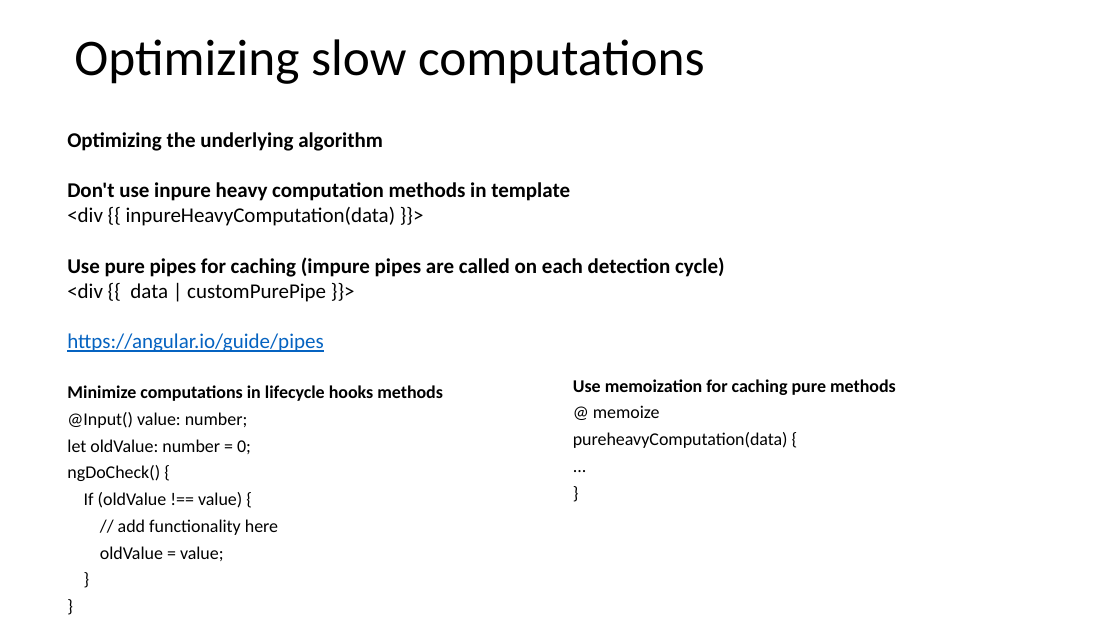
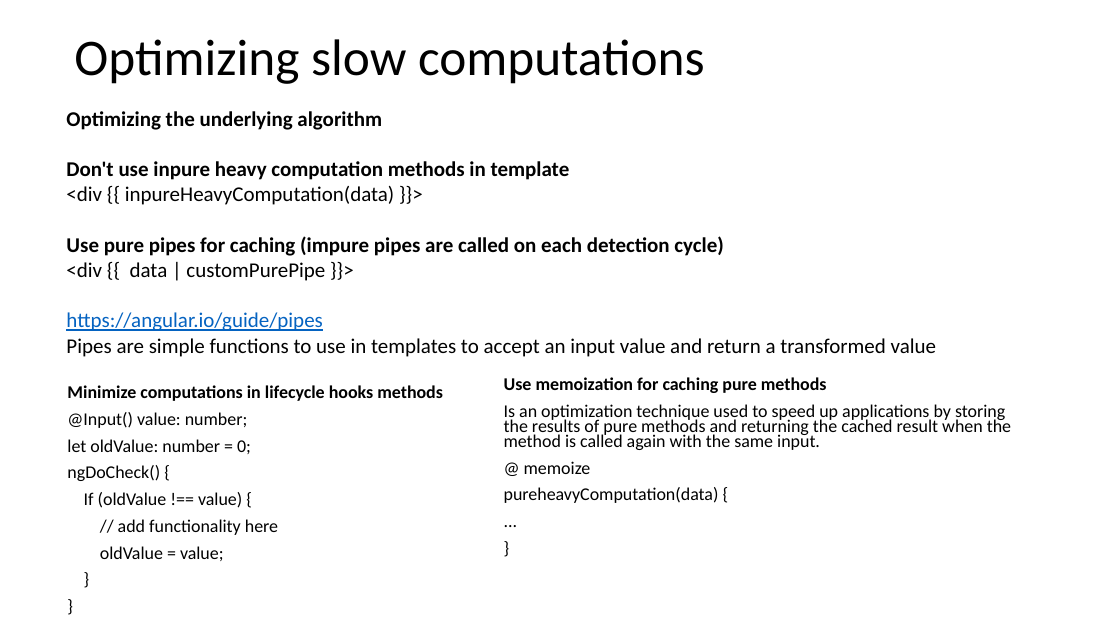
Before and after one commit to marius-oprea/onPush, a slide deck: slide 4 of presentation/Presentation.pptx (slide 3 before the commit). Drawn at 1120x630 pixels with LibreOffice and Linux fonts; fonts in the diff are those of the drawing. Boxes give left, top, right and bottom in pixels: in the first picture for what was removed or moved away, otherwise in the second. Text is boxed around its words. In the diff, an @@ line names an element or a change of style, - is before the commit and + after.

```diff
--- a/presentation/Presentation.pptx
+++ b/presentation/Presentation.pptx
@@ text "Optimizing the underlying algorithm": place and size @@
-text "Optimizing the underlying algorithm" at [67, 132, 724, 352]
+text "Optimizing the underlying algorithm" at [66, 111, 936, 357]
@@ text at [66, 338, 936, 357]: paragraph added @@
+Pipes are simple functions to use in templates to accept an input value and return a transformed value
@@ text "Use memoization for caching pure ...": place and size @@
-text "Use memoization for caching pure ..." at [573, 379, 896, 448]
+text "Use memoization for caching pure ..." at [504, 377, 1011, 503]
@@ text at [504, 404, 1011, 450]: paragraph added @@
+Is an optimization technique used to speed up applications by storing the results of pure methods and returning the cached result when the method is called again with the same input.
```
Also in this commit, not shown: 3 other slides changed, 1 slide added, 6 other files.
